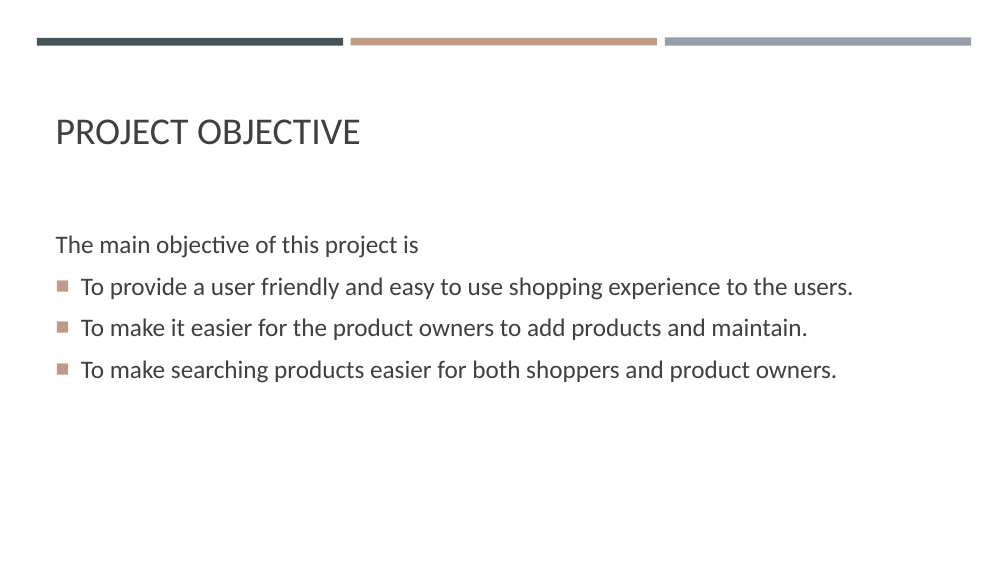
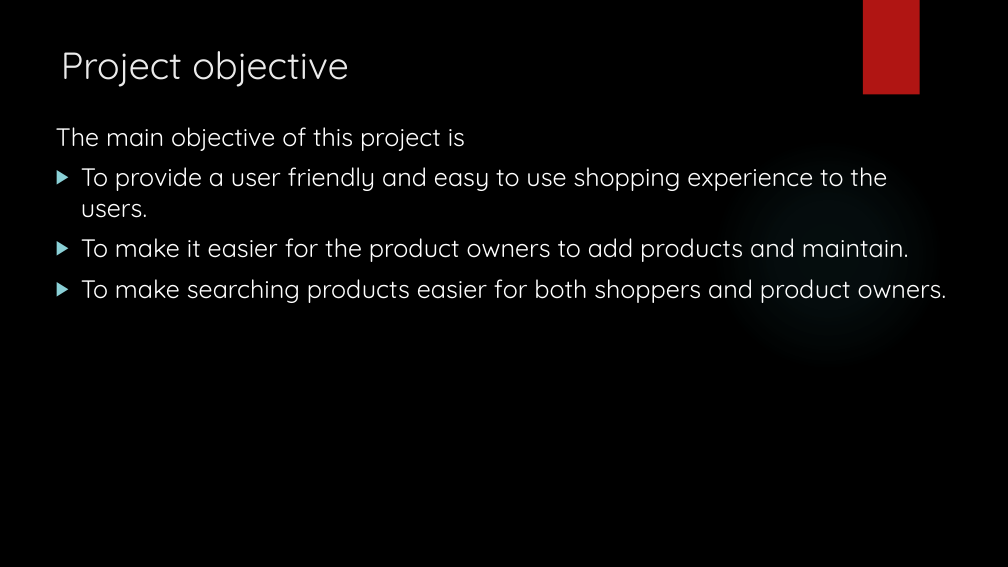
Before and after one commit to Gebrealief/final-wap-project, a slide deck: slide 3 of Wap presentation.pptx. Drawn at 1008x567 pixels with LibreOffice and Linux fonts; fonts in the diff are those of the drawing; background and template pictures are left out. Boxes give left, top, right and bottom in pixels: in the first picture for what was removed or moved away, otherwise in the second. Text is boxed around its words. In the diff, an @@ line names an element or a change of style, - is before the commit and + after.

```diff
--- a/Wap presentation.pptx
+++ b/Wap presentation.pptx
@@ background #FFFFFF to picture (left out) @@
@@ rectangle added at (863,0,920,95), fill #B01513 @@
@@ rectangle removed at (37,38,343,45) @@
@@ title "Project objective" at (61,51,348,87): vertical alignment bottom to top @@
@@ title at (61,51,348,87): text changed; font Calibri to Quicksand; text colour #404040 to #EBEBEB @@
-PROJECT OBJECTIVE
+Project objective
@@ rectangle removed at (351,38,657,45) @@
@@ rectangle removed at (665,38,971,46) @@
@@ text "The main objective of this ..." at (56,127,947,303): font Calibri to Quicksand, text colour #404040 to #FFFFFF; bullet ■ to ▶; bullet colour #BE9A87 to #8AD0D6; vertical alignment middle to top @@
@@ ellipse added at (712,138,944,371), fill gradient #50B9C1 @@
```
Also in this commit, not shown: 9 other slides changed, 3 slides added, 2 slides removed, 25 other files.
